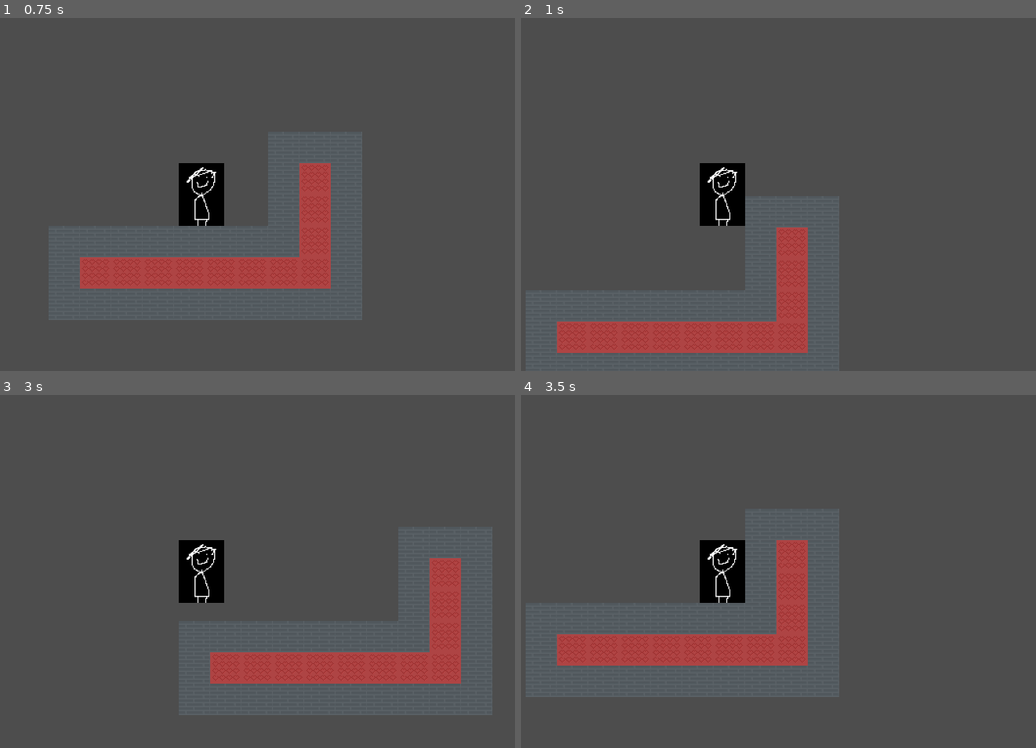
Above: before the commit, frames 1-4 (two rows, left to right).
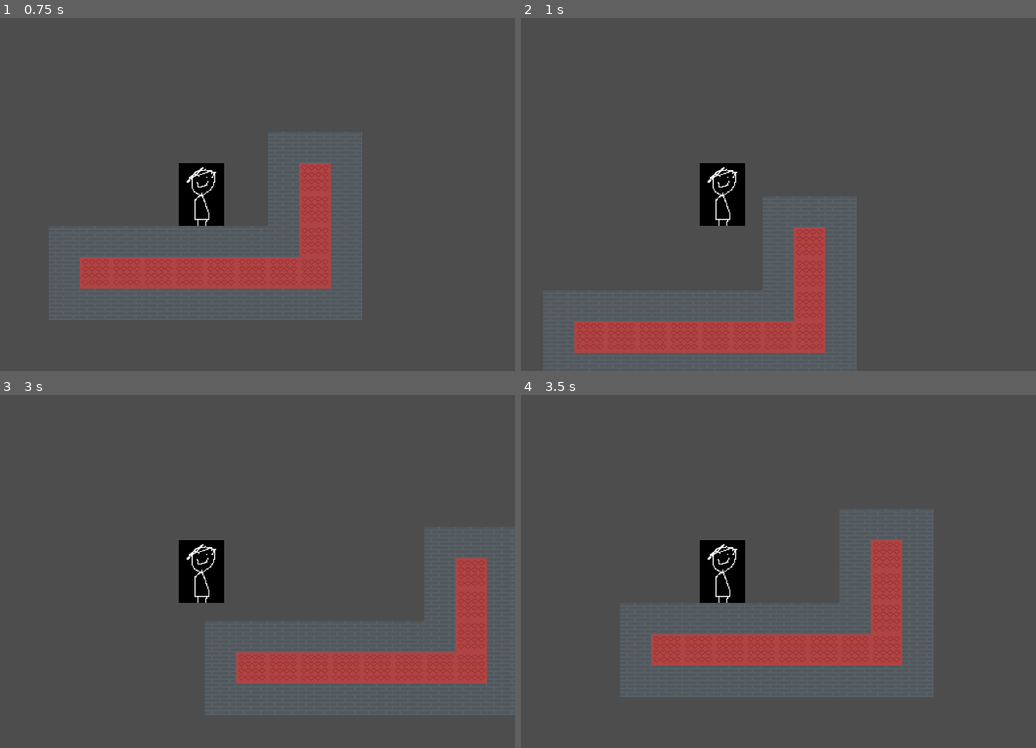
Above: after the commit, the same moments.

Repository: Kamedeco/HAVEN_JAW
Game: Godot game, scene res://scenes/world.tscn
The game is run twice, just before and just after one commit, with the same random seed, the same clock (stepped at 60 frames per second) and the same inputs.
Inputs (mouse positions are in pixels of both pictures, inside the frame that each line leads up to):
- Up to frame 1 (0.75 s): tap Enter at 0.5 s; move the mouse to (339, 176) at 0.52 s; hold D (Right) from 0.53 s (still down); click (339, 176) at 0.6 s
- Up to frame 2 (1 s): keep holding D (Right); tap Space (Jump) at 0.77 s
- Up to frame 3 (3 s): move the mouse to (77, 589) at 1.27 s; click (77, 589) at 1.35 s; tap Space (Jump) at 1.52 s; move the mouse to (262, 493) at 2.02 s; release D (Right) at 2.03 s; hold A (Left) 2.03-2.78 s; click (262, 493) at 2.1 s; move the mouse to (169, 642) at 2.77 s; hold D (Right) from 2.78 s (still down); click (169, 642) at 2.85 s
- Up to frame 4 (3.5 s): keep holding D (Right); tap Space (Jump) at 3.02 s

Frame 1 is identical in both runs. In frame 2, 3.2% of the frame differs, in the area x 0-66%, y 50-100%; in frame 3, 5.0%; in frame 4, 9.9%, in the area x 0-81%, y 32-86%.

Commit message:
a
a

Diff:
--- a/Scripts/player.gd
+++ b/Scripts/player.gd
@@ -14,7 +14,8 @@
 var gravity = ProjectSettings.get_setting("physics/2d/default_gravity")
 ##@onready var animated_sprite = $AnimatedSprite2D
 func _on_ready():
-	print(position.y)
+	#print(position.y)
+	pass
 func _physics_process(delta):
 
 
@@ -72,13 +73,33 @@
 			impulsed = true
 			reload_time = 0.0
 			velocity.y = vect.y*jump_force *-30
-
+	#print(vect_y)
 	if direction:
-		if impulsed == false:
+		if impulsed == false and is_on_floor():
 			velocity.x = direction * SPEED
 		#print(velocity.x)
-		elif impulsed == true:
+		elif impulsed == false and not is_on_floor():
+			velocity.x = direction * SPEED*0.2
+		elif impulsed == true and not is_on_floor():
+			velocity.x = SPEED*direction*0.5 + vect_x * jump_force
+			print("AAA")
+		elif impulsed == true and is_on_floor():
 			velocity.x = SPEED*direction + vect_x * jump_force
+			print("BBB")
+		if vect_x >0:
+			if velocity.x < vect_x:
+				vect_x = velocity.x
+			if velocity.x <1 :
+				vect_x = 0
+		elif vect_x <0:
+			if velocity.x > vect_x:
+				vect_x = velocity.x
+			if velocity.x >-1 :
+				vect_x = 0
+
+			if velocity.x < vect_x or velocity.x > vect_x:
+				vect_x = velocity.x
+
 		#print(velocity.x)
 	elif impulsed == true:
 		velocity.x = vect_x * jump_force
